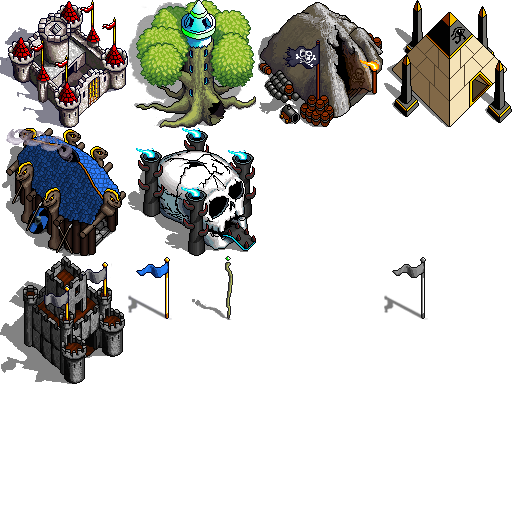
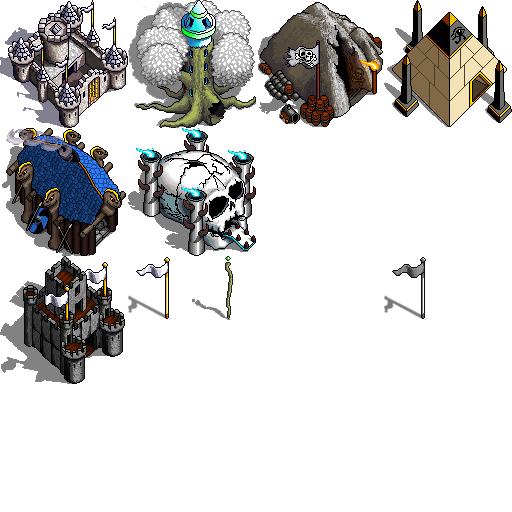
Revision of a layered 512x512 image; what changed, layer by layer:
added layer "Elf Colour" above "Pirate Colour" over [136,0,255,89]
added layer "Pirate Colour" above "Undead Colour" over [286,45,319,68]
added layer "Undead Colour" above "Merc Colour" over [142,139,253,255]
added layer "Human Flag Colour" above "Human Castle" over [137,263,168,277]
painted on "Elf Castle" over [128,0,256,128]
painted on "Pirate Castle" over [286,45,319,68]
painted on "Undead Castle" over [142,139,253,255]
painted on "Human Flag" over [128,263,168,319]
added layer "Elf Shadow" (50%) above "Pirate Shadow" over [128,2,256,128]
added layer "Human Flag Shadow" (50%) over [128,296,166,319]
